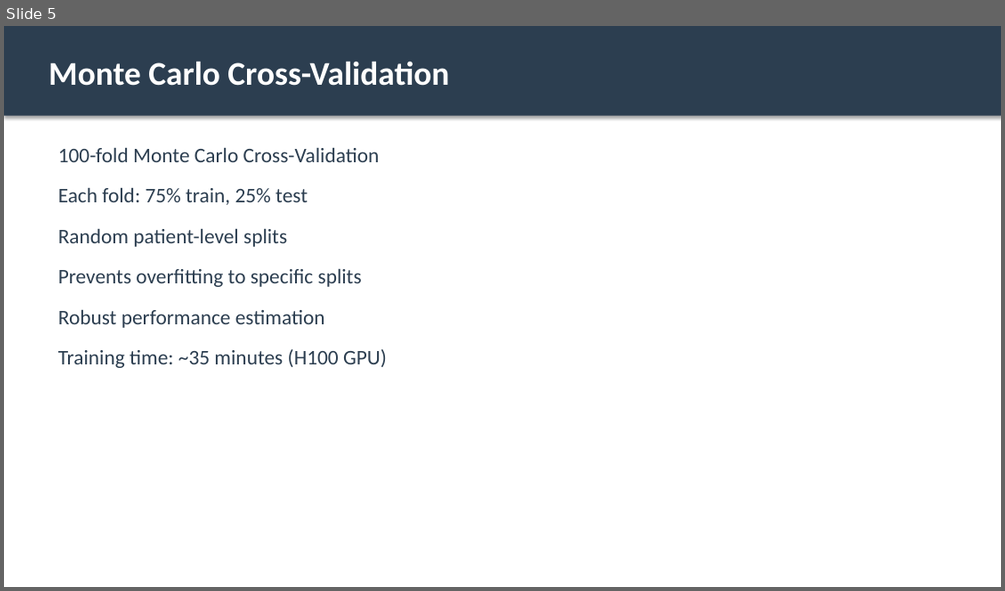
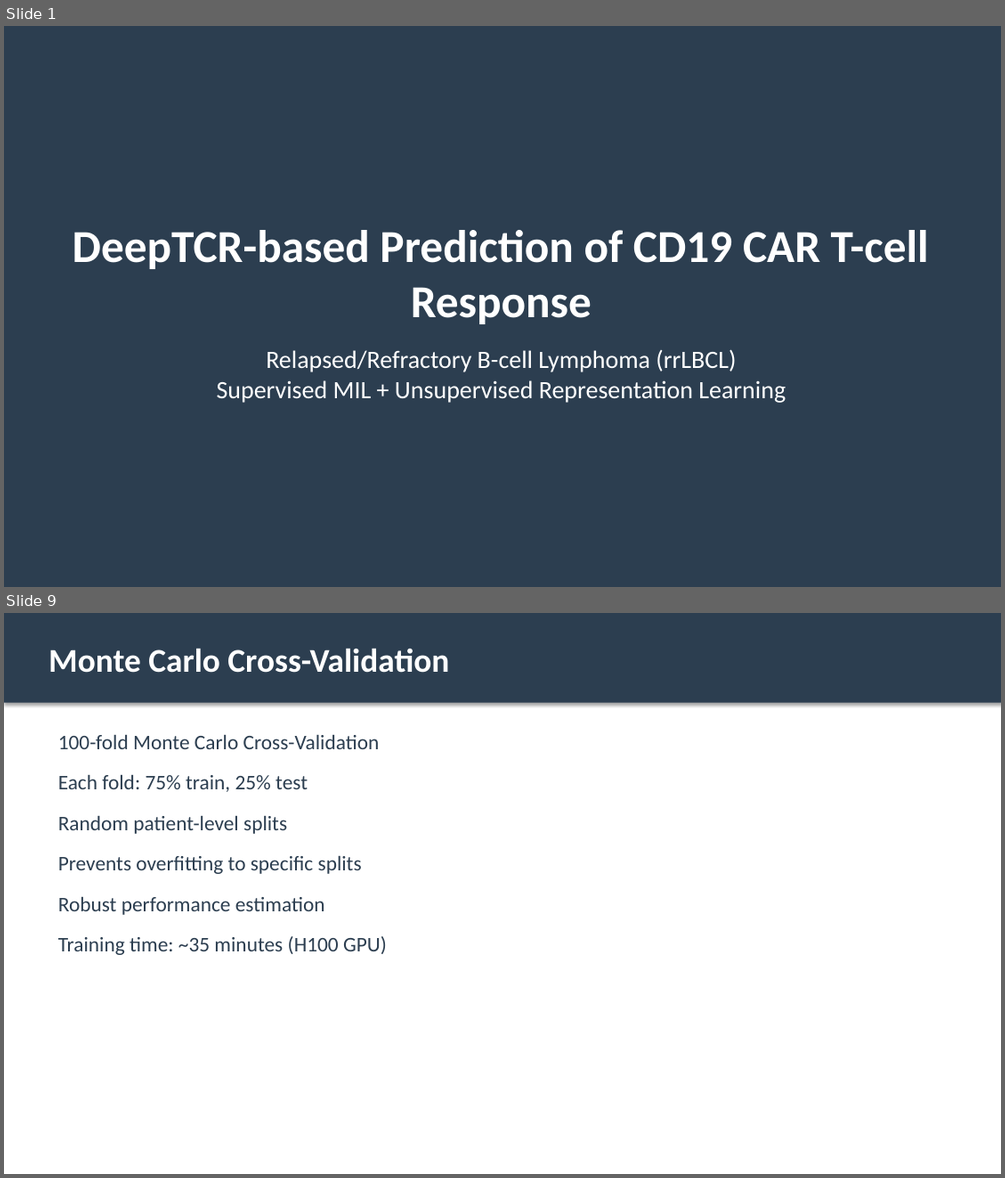
Before and after one commit to MateenahJAHAN/Final_Deliverable_DeepTCRResearch_Mateenah_Jahan_CSIR, a slide deck: results/DeepTCR_Results_Presentation.pptx. Shown one above the other, each under a label of ours: slide 5 before the commit, slides 1 and 9 after it; the slides between them are not shown. The pictures are 1005x591 and 1005x1178 pixels, drawn with LibreOffice and Linux fonts; fonts in the diff are those of the drawing. Boxes give left, top, right and bottom in pixels: in the first picture for what was removed or moved away, otherwise in the second. Text is boxed around its words. In the diff, an @@ line names an element or a change of style, - is before the commit and + after.

```diff
--- a/results/DeepTCR_Results_Presentation.pptx
+++ b/results/DeepTCR_Results_Presentation.pptx
@@ slide 1 added at (4,26,1001,587), background #FFFFFF @@
@@ rectangle added at (4,26,1001,587), fill #2C3E50 @@
@@ text added at (73,230,929,324), 44 pt, text #FFFFFF, bold @@
+DeepTCR-based Prediction of CD19 CAR T-cell Response
@@ text added at (217,349,785,402), 24 pt, text #FFFFFF @@
+Relapsed/Refractory B-cell Lymphoma (rrLBCL)
+Supervised MIL + Unsupervised Representation Learning
@@ what was slide 5 is now slide 9 @@
```
Also in this commit, not shown: 5 slides changed, 13 other slides added, 8 slides removed, 2 other files.
